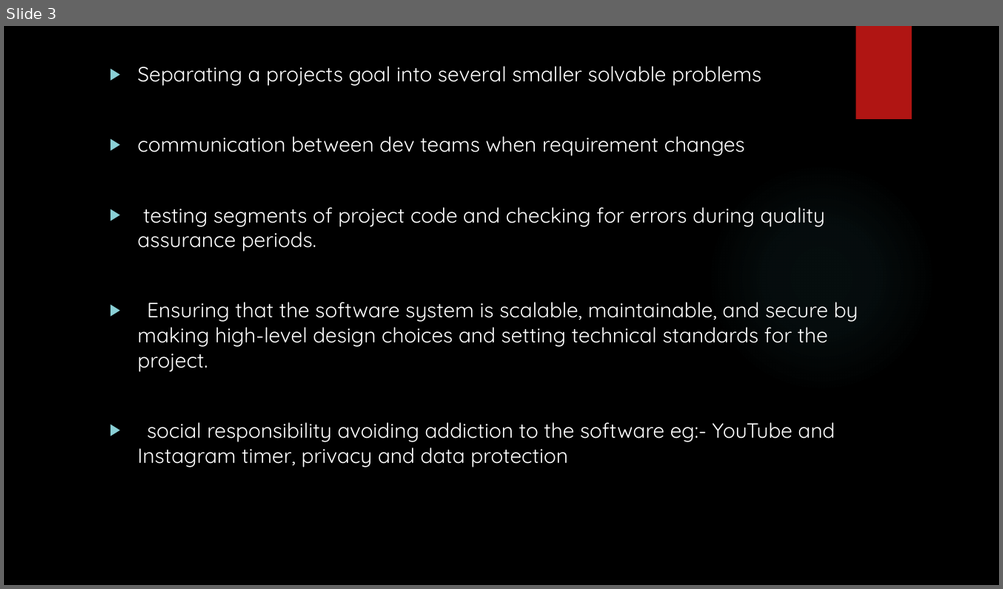
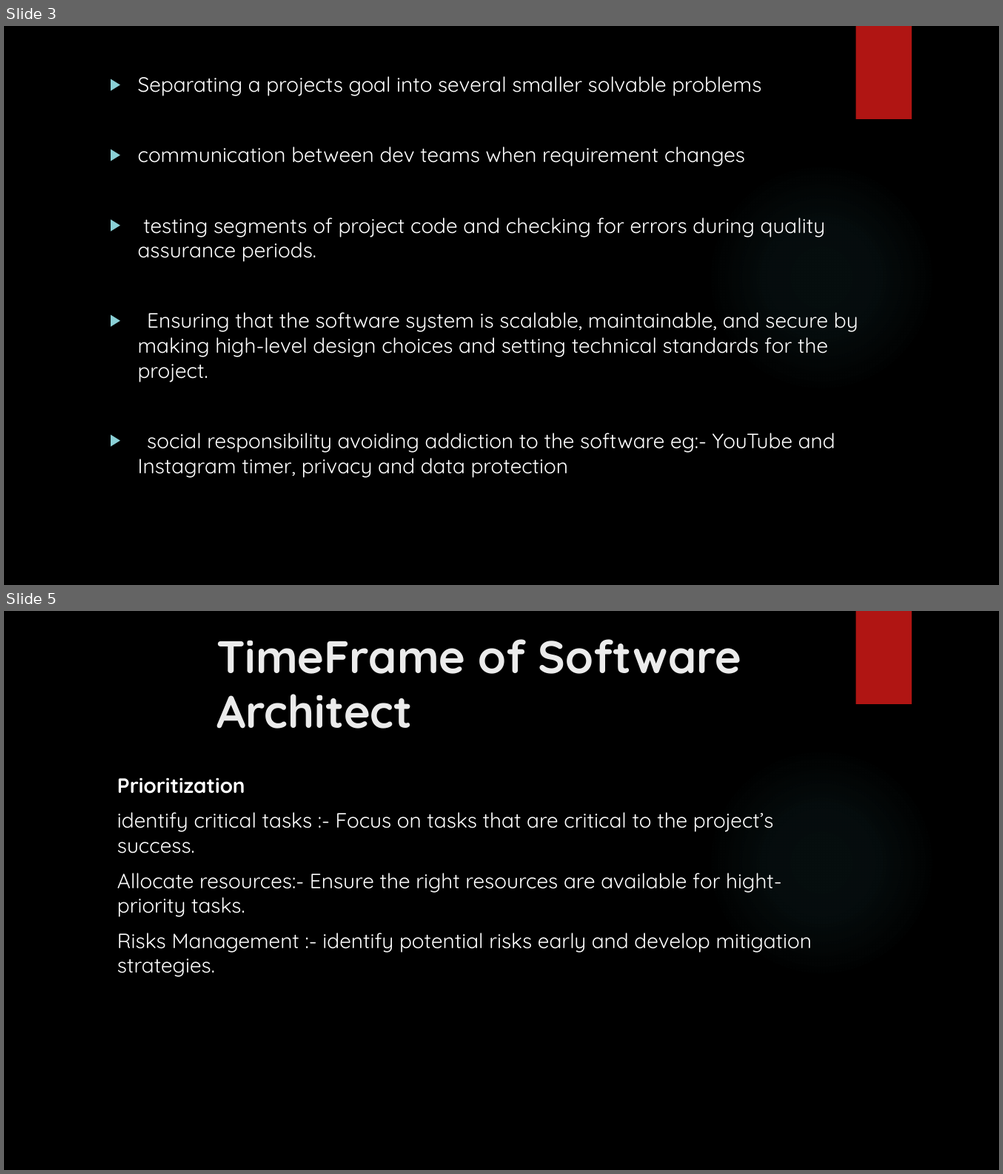
Before and after one commit to piragenthtech/technical-college, a slide deck: Nirmalan sir/software architect.pptx. Shown one above the other, each under a label of ours: slide 3 before the commit, slides 3 and 5 after it; the slides between them are not shown. The pictures are 1003x589 and 1003x1174 pixels, drawn with LibreOffice and Linux fonts; fonts in the diff are those of the drawing; background and template pictures are left out. Boxes give left, top, right and bottom in pixels: in the first picture for what was removed or moved away, otherwise in the second. Text is boxed around its words. In the diff, an @@ line names an element or a change of style, - is before the commit and + after.

```diff
--- a/Nirmalan sir/software architect.pptx
+++ b/Nirmalan sir/software architect.pptx
@@ slide 5 added at [4, 611, 999, 1170], background picture (left out); not listed: 2 template elements that a slide beside it also shows @@
@@ title added at [216, 639, 742, 729], 44 pt, text #EBEBEB, bold @@
+TimeFrame of Software Architect
@@ text added at [117, 778, 812, 977], 20 pt, text #FFFFFF @@
+Prioritization
+identify critical tasks :- Focus on tasks that are critical to the project’s success.
+Allocate resources:- Ensure the right resources are available for hight-priority tasks.
+Risks Management :- identify potential risks early and develop mitigation strategies.
@@ slide 3 changed as well @@
@@ text "Separating a projects goal into ...": place and size @@
-text "Separating a projects goal into ..." at [137, 66, 858, 468]
+text "Separating a projects goal into ..." at [138, 76, 858, 478]
```
Also in this commit, not shown: 2 other slides changed, 1 other slide added.
